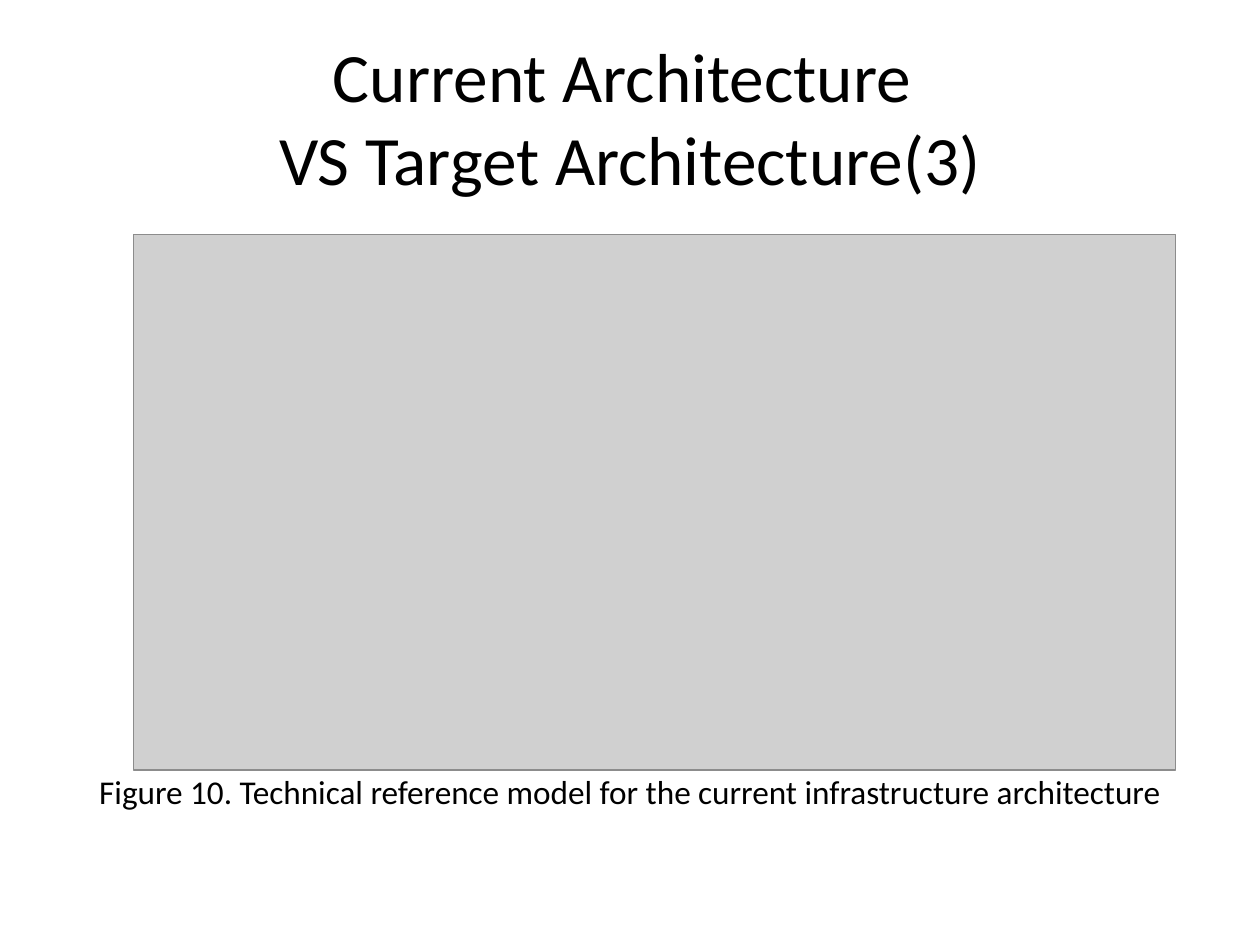
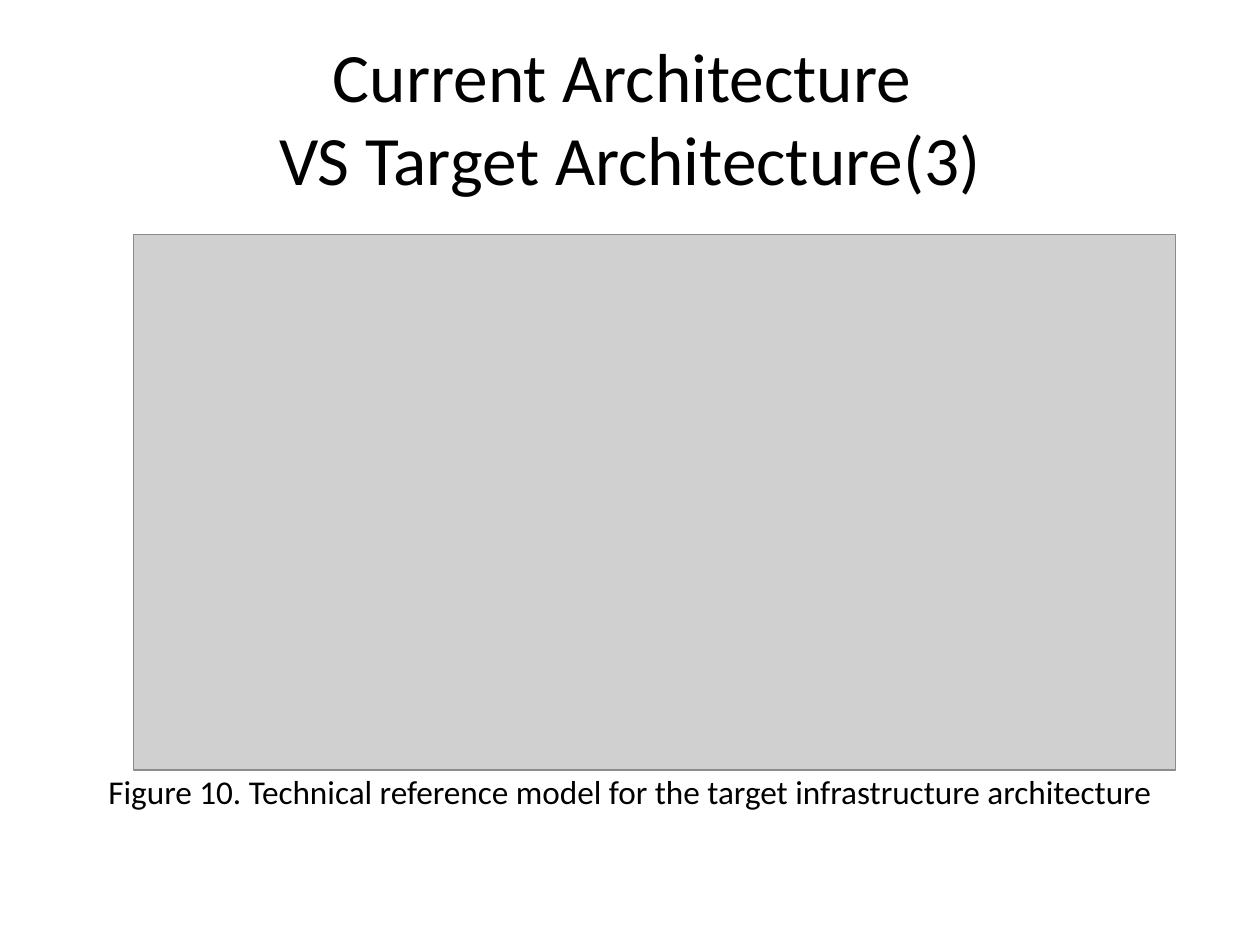
Before and after one commit to J2EEBeliever/INFS-774-LFreeman-JWang-NVilailack, a slide deck: slide 14 of INFS 774 Junxiang Technical Architecture.pptx. Drawn at 1260x945 pixels with LibreOffice and Linux fonts; fonts in the diff are those of the drawing; grey boxes stand for pictures; background and template pictures are left out. Boxes give left, top, right and bottom in pixels: in the first picture for what was removed or moved away, otherwise in the second. Text is boxed around its words. In the diff, an @@ line names an element or a change of style, - is before the commit and + after.

```diff
--- a/INFS 774 Junxiang Technical Architecture.pptx
+++ b/INFS 774 Junxiang Technical Architecture.pptx
@@ text at (x1=108, y1=781, x2=1150, y2=810): text changed @@
-Figure 10. Technical reference model for the current infrastructure architecture
+Figure 10. Technical reference model for the target infrastructure architecture
```
Also in this commit, not shown: 10 other slides changed.
